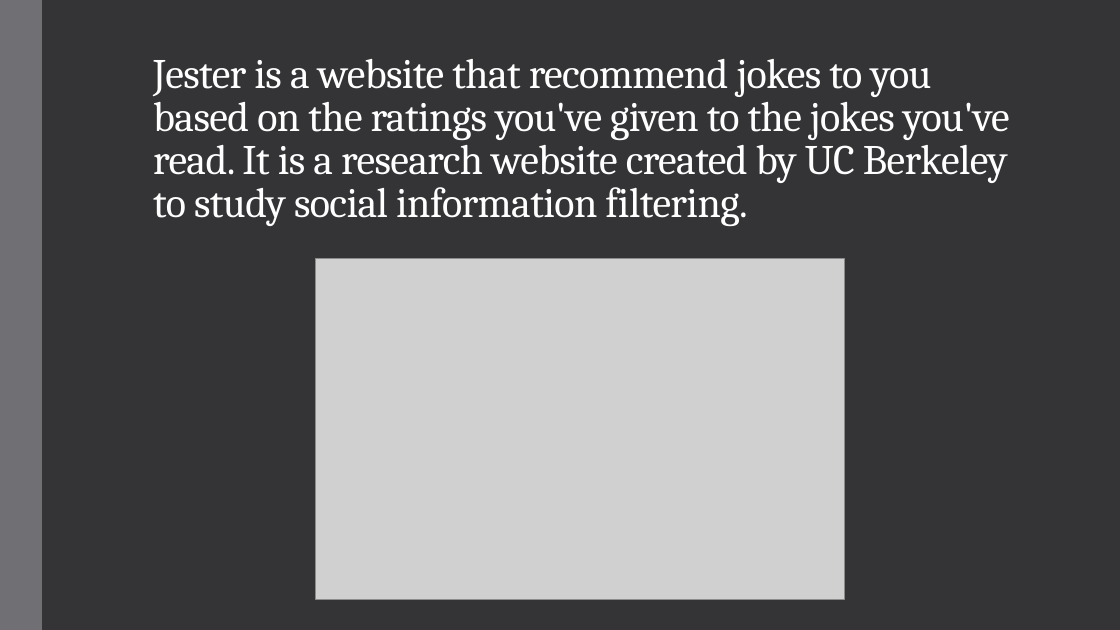
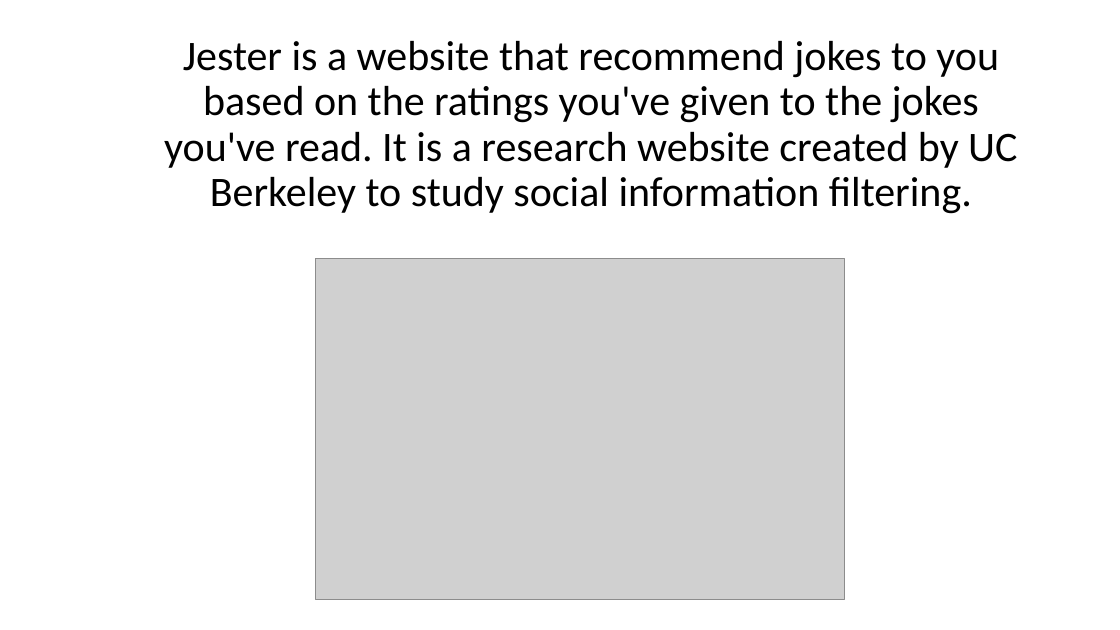
Before and after one commit to Tyllis/Data607, a slide deck: slide 1 of jester-collaborative-filtering.pptx. Drawn at 1120x630 pixels with LibreOffice and Linux fonts; fonts in the diff are those of the drawing; grey boxes stand for pictures. Boxes give left, top, right and bottom in pixels: in the first picture for what was removed or moved away, otherwise in the second. Text is boxed around its words. In the diff, an @@ line names an element or a change of style, - is before the commit and + after.

```diff
--- a/jester-collaborative-filtering.pptx
+++ b/jester-collaborative-filtering.pptx
@@ background #353537 to #FFFFFF @@
@@ rectangle removed at [0,0,42,630] @@
@@ title "Jester is a website that ...": place and size @@
-title "Jester is a website that ..." at [153,59,1010,226]
+title "Jester is a website that ..." at [164,41,1017,214]
@@ title "Jester is a website that ..." at [164,41,1017,214]: font Cambria to Calibri, text colour #FFFFFF to #000000, letter spacing -0.5 to 0 pt; alignment left to centre; line spacing 0.85 to 0.9 @@
```
Also in this commit, not shown: 3 other slides changed, 4 slides added, 1 slide removed.
